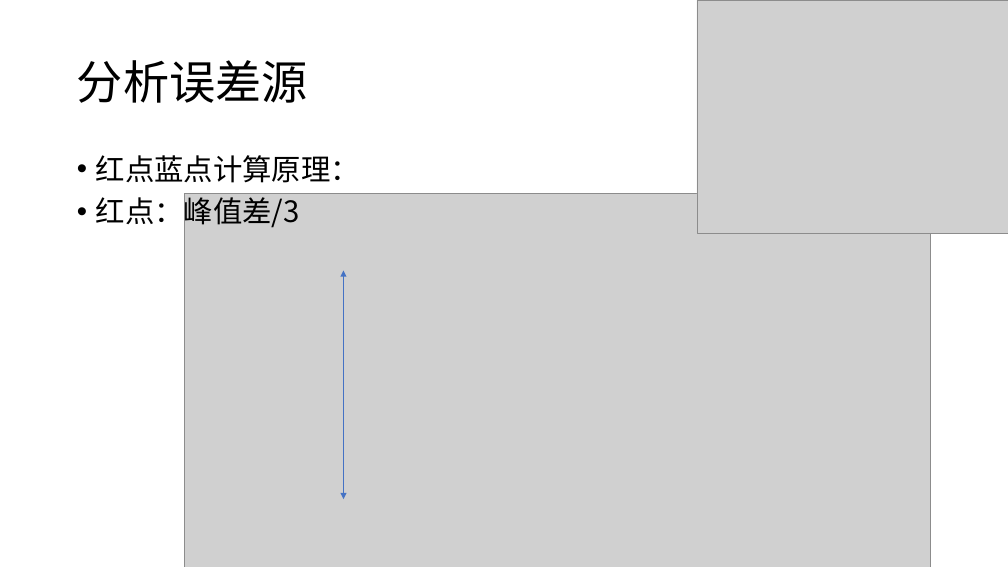
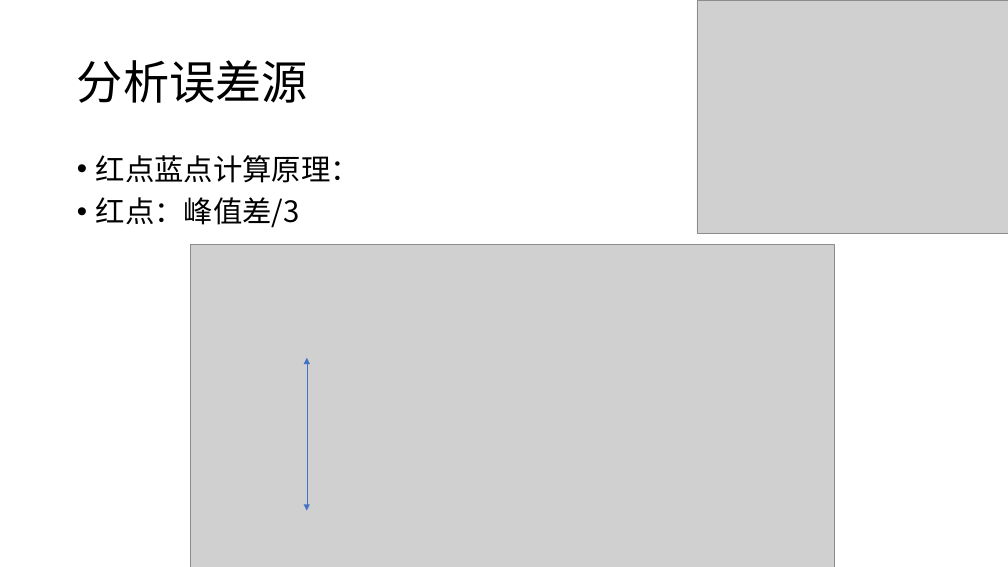
Before and after one commit to daibiaoxuwu/BLoc, a slide deck: slide 5 of 蓝牙定位汇报0408.pptx. Drawn at 1008x567 pixels with LibreOffice and Linux fonts; fonts in the diff are those of the drawing; grey boxes stand for pictures. Boxes give left, top, right and bottom in pixels: in the first picture for what was removed or moved away, otherwise in the second. Text is boxed around its words. In the diff, an @@ line names an element or a change of style, - is before the commit and + after.

```diff
--- a/蓝牙定位汇报0408.pptx
+++ b/蓝牙定位汇报0408.pptx
@@ picture: place and size @@
-picture at [185, 194, 931, 567]
+picture at [190, 244, 834, 567]
@@ double arrow moved from (343, 271) - (343, 499) to (307, 358) - (307, 511) @@
```
Also in this commit, not shown: 4 other files.
